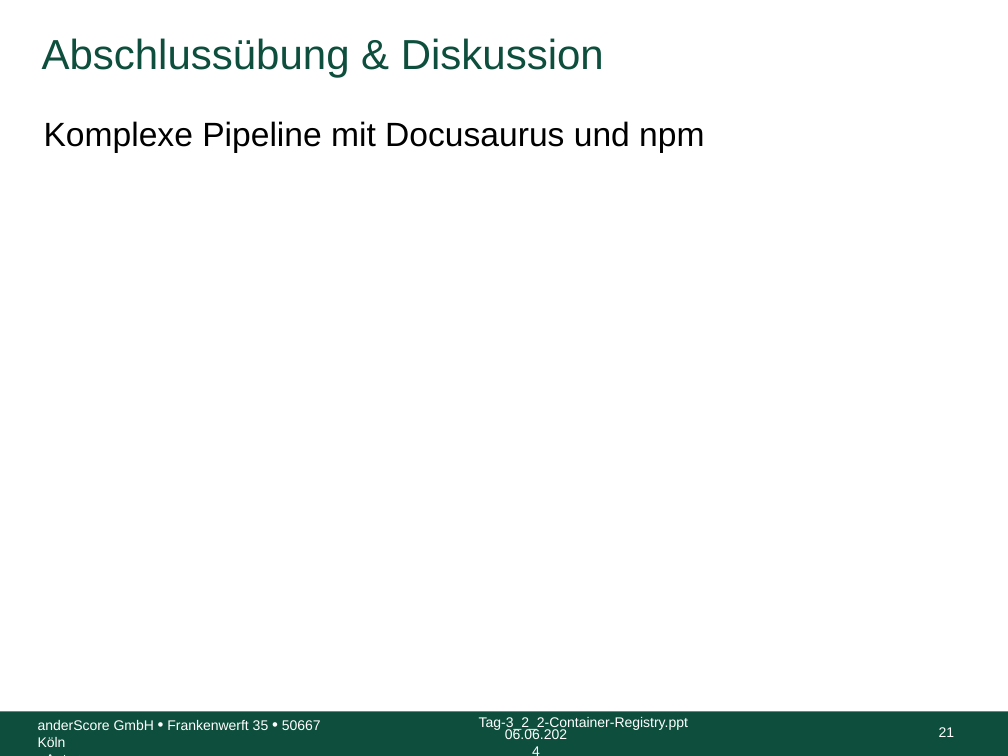
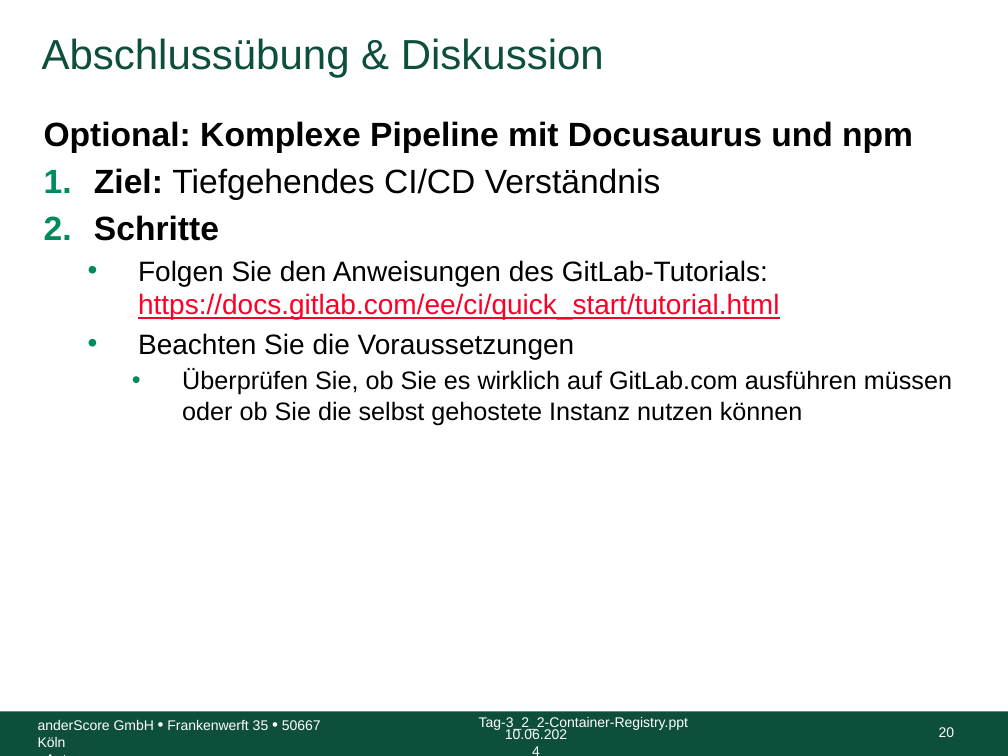
Before and after one commit to anderscore-gmbh/gitlab, a slide deck: slide 20 of slides/Tag-3_6-Abschluss_inkl_Aufgaben.pptx (slide 21 before the commit). Drawn at 1008x756 pixels with LibreOffice and Linux fonts; fonts in the diff are those of the drawing; background and template pictures are left out. Boxes give left, top, right and bottom in pixels: in the first picture for what was removed or moved away, otherwise in the second. Text is boxed around its words. In the diff, an @@ line names an element or a change of style, - is before the commit and + after.

Commit message:
Fix typos, um Optionale-Übung ergänzt

```diff
--- a/slides/Tag-3_6-Abschluss_inkl_Aufgaben.pptx
+++ b/slides/Tag-3_6-Abschluss_inkl_Aufgaben.pptx
@@ text at <box>44,121,952,425</box>: text changed; size 24 to 20 pt @@
-Komplexe Pipeline mit Docusaurus und npm
+Optional: Komplexe Pipeline mit Docusaurus und npm
+1. Ziel: Tiefgehendes CI/CD Verständnis
+2. Schritte
+  • Folgen Sie den Anweisungen des GitLab-Tutorials:
+    https://docs.gitlab.com/ee/ci/quick_start/tutorial.html
+  • Beachten Sie die Voraussetzungen
+    • Überprüfen Sie, ob Sie es wirklich auf GitLab.com ausführen müssen oder ob Sie die selbst gehostete Instanz nutzen können
@@ text at <box>505,729,567,739</box>: text changed @@
-06.06.2024
+10.06.2024
@@ page number at <box>939,727,955,737</box>: text changed @@
-21
+20
```
Also in this commit, not shown: 18 other slides changed, 1 slide removed.
